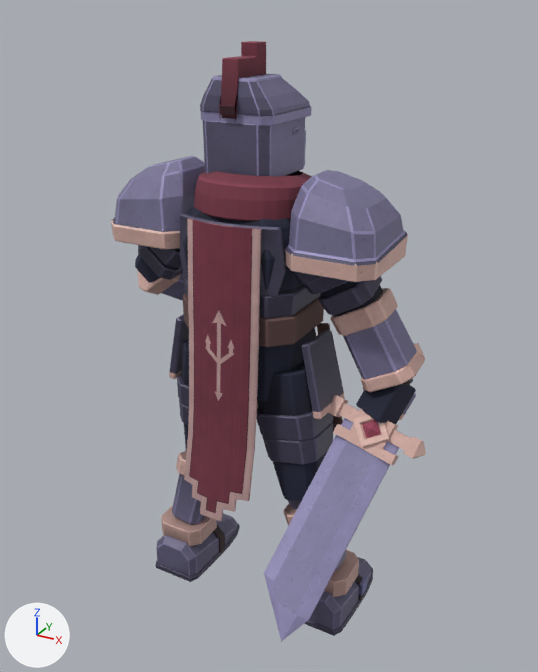
Renders of the glTF model client/assets/characters/spellblade/spellblade.glb from each side of a commit.
Both versions are drawn from a 50 mm camera at (1.33, -2.28, 2.29) aimed at (0.06, 0.02, 1.14). Lighting does not change. The marker at lower left points along +X, +Y and +Z. The older version comes first. Vertices at exactly the same position are counted once.

In view in the first picture: 'Boot.L', 'Boot.R', 'Breastplate', 'Crest', 'Gauntlet.R', 'Greave.L', 'Greave.R', 'HelmetJaw', 'HelmetShell', 'HeroSword', 'Pauldron.L', 'Pauldron.R', 'TabardBack' and 1 more.
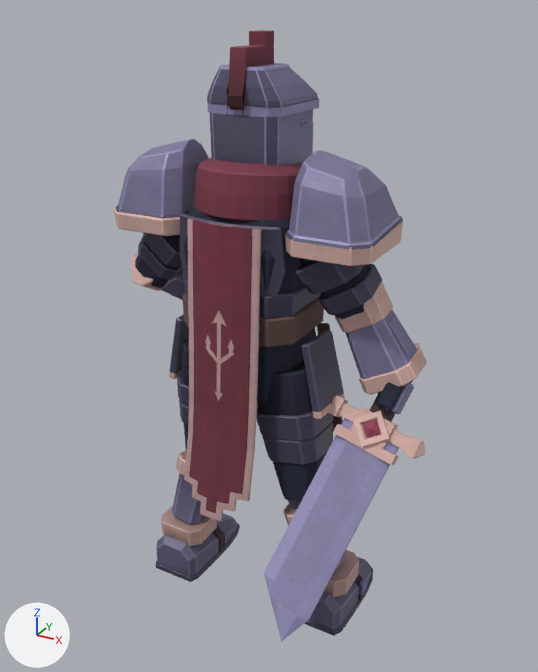
The change, as a diff of the scene's bpy script:
```diff
--- a/client/assets/characters/spellblade/spellblade.glb.py
+++ b/client/assets/characters/spellblade/spellblade.glb.py
@@ me_breastplate @@
-me_breastplate.from_pydata(...)  # 1102 vertices, 2146 faces; spans x -0.242..0.242, y -0.206..0.317, z 0.95..1.773
+me_breastplate.from_pydata(...)  # 1121 vertices, 2184 faces; spans x -0.242..0.242, y -0.206..0.318, z 0.95..1.813
+# me_breastplate part 1: 182 vertices moved from x -0.228..0.228, y -0.171..0.287, z 1.64..1.773 to x -0.228..0.228, y -0.171..0.287, z 1.66..1.813; 58 vertices removed from x -0.167..0.184, y -0.136..0.256, z 1.645..1.771; 77 vertices added at x -0.167..0.184, y -0.136..0.256, z 1.665..1.811
 me_breastplate.materials.append(mat_kitmatte)
@@ me_crest @@
-me_crest.from_pydata(...)  # 60 vertices, 116 faces; spans x -0.06..0.0, y -0.1..0.116, z 1.932..2.185
+me_crest.from_pydata(...)  # 60 vertices, 116 faces; spans x -0.03..0.03, y -0.1..0.116, z 1.955..2.22
+# me_crest part 2: all 2 vertices in x -0.06..0.0, y -0.1, z 1.932 are moved by (0.03, 0.0, 0.023)
+# me_crest part 3: all 8 vertices in x -0.058..-0.002, y -0.098..-0.087, z 1.952..1.964 are moved by (0.03, 0.0, 0.029)
+# me_crest part 4: all 48 vertices in x -0.06..0.0, y -0.1..0.116, z 1.993..2.185 are moved by (0.03, 0.0, 0.035)
+# other edits to the shape of me_crest do not show in these pictures
 me_crest.materials.append(mat_kitmatte)
@@ me_gauntlet_r @@
-me_gauntlet_r.from_pydata(...)  # 528 vertices, 996 faces; spans x 0.186..0.648, y -0.12..0.176, z 0.878..1.619
+me_gauntlet_r.from_pydata(...)  # 725 vertices, 1282 faces; spans x 0.186..0.655, y -0.12..0.18, z 0.923..1.619
+# me_gauntlet_r part 5: the loose piece of 48 vertices spanning x 0.322..0.536, y -0.041..0.16, z 1.213..1.377 is rebuilt with 48 vertices and now spans x 0.336..0.522, y -0.028..0.146, z 1.222..1.403
+# me_gauntlet_r part 6: the loose piece of 48 vertices spanning x 0.444..0.648, y -0.027..0.176, z 1.01..1.154 is rebuilt with 48 vertices and now spans x 0.438..0.655, y -0.031..0.18, z 1.002..1.16
+# me_gauntlet_r part 7: the loose piece of 48 vertices spanning x 0.363..0.618, y -0.026..0.164, z 1.055..1.314 is rebuilt with 48 vertices and now spans x 0.368..0.621, y -0.024..0.167, z 1.053..1.317
+# me_gauntlet_r part 8: 168 vertices removed from x 0.44..0.635, y -0.059..0.153, z 0.878..1.084; 389 vertices added at x 0.427..0.635, y -0.074..0.17, z 0.923..1.286
+# other edits to the shape of me_gauntlet_r do not show in these pictures
 me_gauntlet_r.materials.append(mat_kitmatte)
@@ me_helmetjaw @@
-me_helmetjaw.from_pydata(...)  # 72 vertices, 118 faces; spans x -0.172..0.112, y -0.079..0.241, z 1.745..1.936
+me_helmetjaw.from_pydata(...)  # 72 vertices, 118 faces; spans x -0.142..0.142, y -0.079..0.241, z 1.78..1.964
+# me_helmetjaw part 9: the whole mesh is scaled about its middle by (1, 1, 0.964), then moved by (0.03, 0.0, 0.032)
 me_helmetjaw.materials.append(mat_kitmetal)
@@ me_helmetshell @@
-me_helmetshell.from_pydata(...)  # 433 vertices, 776 faces; spans x -0.176..0.116, y -0.082..0.276, z 1.755..2.08
+me_helmetshell.from_pydata(...)  # 471 vertices, 849 faces; spans x -0.146..0.146, y -0.082..0.276, z 1.789..2.115
+# me_helmetshell part 10: the loose piece of 12 vertices spanning x 0.037..0.099, y 0.214..0.252, z 1.755..1.882 is scaled about its middle by (1.05, 1, 0.965), then moved by (0.028, 0.0, 0.032)
+# me_helmetshell part 11: the loose piece of 155 vertices spanning x -0.176..0.116, y -0.082..0.27, z 1.934..2.08 is rebuilt with 169 vertices and now spans x -0.146..0.146, y -0.082..0.27, z 1.962..2.115
+# other edits to the shape of me_helmetshell do not show in these pictures
 me_helmetshell.materials.append(mat_kitmetal)
@@ me_pauldron_l @@
-me_pauldron_l.from_pydata(...)  # 170 vertices, 322 faces; spans x -0.539..-0.207, y -0.187..0.207, z 1.488..1.787
+me_pauldron_l.from_pydata(...)  # 187 vertices, 356 faces; spans x -0.519..-0.207, y -0.187..0.218, z 1.538..1.855
+# me_pauldron_l part 12: the loose piece of 134 vertices spanning x -0.539..-0.207, y -0.187..0.207, z 1.488..1.787 is rebuilt with 151 vertices and now spans x -0.519..-0.207, y -0.187..0.207, z 1.538..1.855
+# other edits to the shape of me_pauldron_l do not show in these pictures
 me_pauldron_l.materials.append(mat_kitmetal)
@@ me_pauldron_r @@
-me_pauldron_r.from_pydata(...)  # 170 vertices, 322 faces; spans x 0.207..0.539, y -0.187..0.207, z 1.488..1.787
+me_pauldron_r.from_pydata(...)  # 187 vertices, 356 faces; spans x 0.207..0.519, y -0.187..0.218, z 1.538..1.855
+# me_pauldron_r part 13: the loose piece of 134 vertices spanning x 0.207..0.539, y -0.187..0.207, z 1.488..1.787 is rebuilt with 151 vertices and now spans x 0.207..0.519, y -0.187..0.207, z 1.538..1.855
+# other edits to the shape of me_pauldron_r do not show in these pictures
 me_pauldron_r.materials.append(mat_kitmetal)
```

Where the change shows, as pixel boxes [x1, y1, x2, y2] in the pictures (538 x 672 px; the box of a moved part takes in the faces that stretch with it):
'Breastplate', reshaped (6% taller): before [180, 171, 324, 402]; after [179, 157, 324, 402]
'Pauldron.R', reshaped: before [285, 170, 408, 283]; after [285, 150, 403, 267]
'Gauntlet.R', reshaped: before [295, 272, 425, 424]; after [295, 259, 427, 415]
'Pauldron.L', reshaped: before [111, 156, 205, 249]; after [114, 138, 209, 236]
'HelmetJaw', moved, rescaled: before [203, 117, 305, 176]; after [210, 109, 313, 165]
'HelmetShell', reshaped: before [200, 74, 312, 166]; after [207, 63, 319, 154]
'Crest', reshaped: before [219, 41, 266, 122]; after [227, 30, 274, 115]
part 1 of me_breastplate, moved or reshaped: before [198, 171, 312, 188]; after [198, 157, 303, 176]
part 2 of me_crest, moved or reshaped: before [219, 59, 239, 122]; after [227, 48, 247, 115]
part 3 of me_crest, moved or reshaped: before [220, 59, 237, 119]; after [228, 48, 245, 110]
part 4 of me_crest, moved or reshaped: before [219, 41, 266, 107]; after [227, 30, 274, 96]
part 5 of me_gauntlet_r, rebuilt (13% narrower, 6% taller): before [331, 288, 398, 336]; after [335, 282, 393, 333]
part 6 of me_gauntlet_r, rebuilt (6% wider, 12% taller): before [361, 351, 425, 392]; after [359, 349, 427, 395]
part 7 of me_gauntlet_r, rebuilt: before [343, 309, 417, 379]; after [345, 310, 417, 379]
part 8 of me_gauntlet_r, reshaped: before [356, 383, 416, 424]; after [377, 316, 414, 415]
part 10 of me_helmetshell, moved or reshaped: before [304, 130, 306, 166]; after [311, 122, 314, 154]
part 11 of me_helmetshell, rebuilt: before [200, 74, 312, 126]; after [207, 63, 319, 118]
